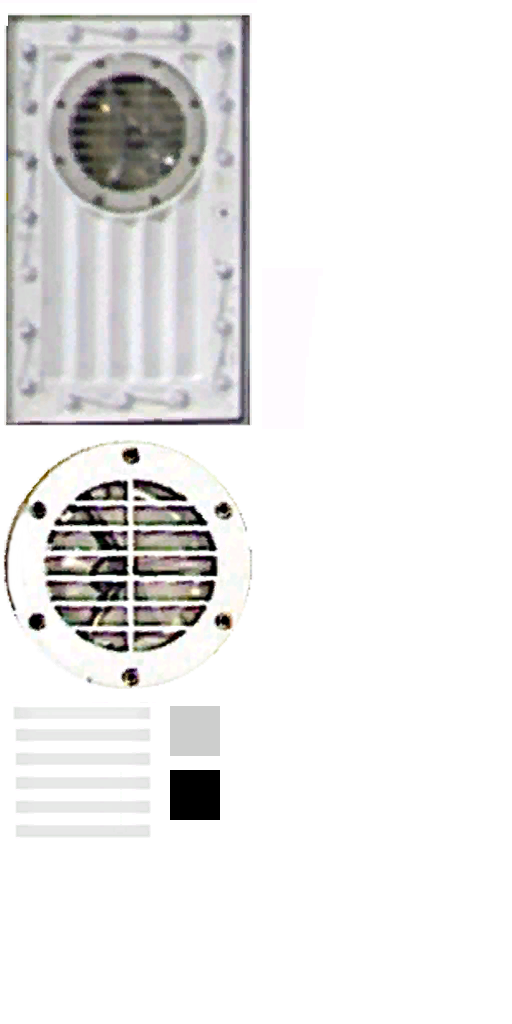
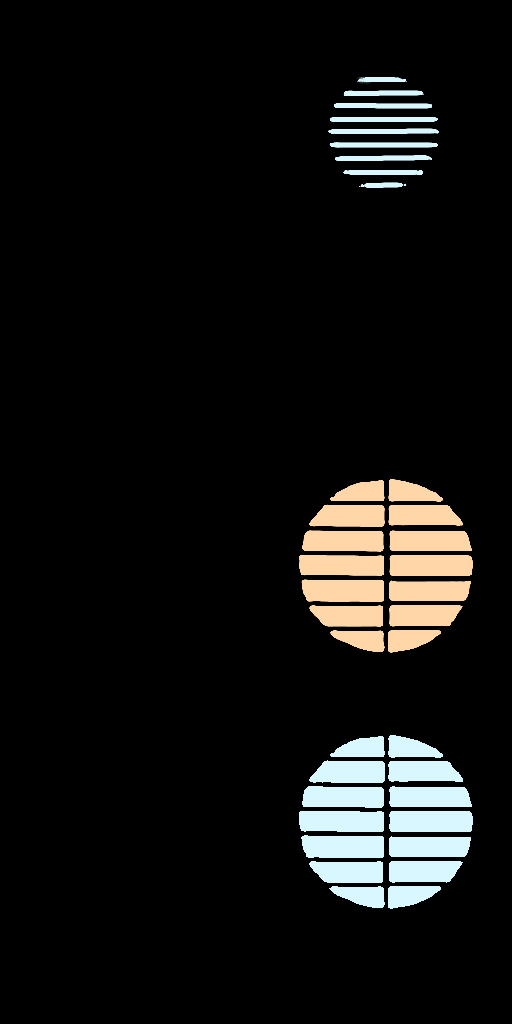
The second 512 x 1024 image is a revision of the first. Changes to its layers:
added layer "glow Hg vapor" above "glow incandescent" over [328, 77, 439, 188]
added layer "glow incandescent" above "glow Hg vapor2" over [299, 479, 473, 653]
added layer "glow Hg vapor2" above "background black" over [299, 735, 473, 909]
added layer "background black" above "spot black" over [0, 0, 512, 1024]
added layer "spot front on Hg vapor" above "spot front on incandescent" over [256, 693, 512, 955]
added layer "spot front on incandescent" above "spot front off" over [256, 432, 512, 699]
added layer "light Hg vapor2" above "light incandescent" over [287, 722, 487, 922]
added layer "light incandescent" above "PLB flood on" over [287, 466, 487, 666]
added layer "PLB flood on" above "PLB flood off" over [260, 12, 508, 426]
renamed "PLB flood" to "PLB flood off", painted on it over [0, 0, 512, 1024]
added layer "light Hg vapor" above "light metal halide" over [284, 34, 484, 234]
added layer "light metal halide" above "background white" over [284, 34, 484, 234]
added layer "background white" over [0, 0, 512, 1024]
